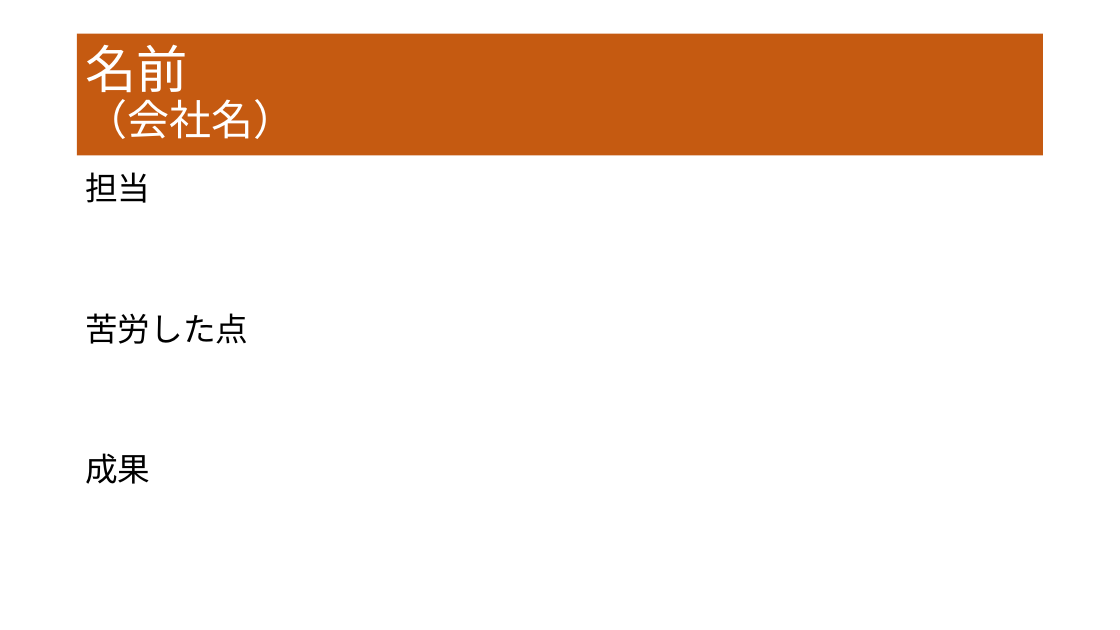
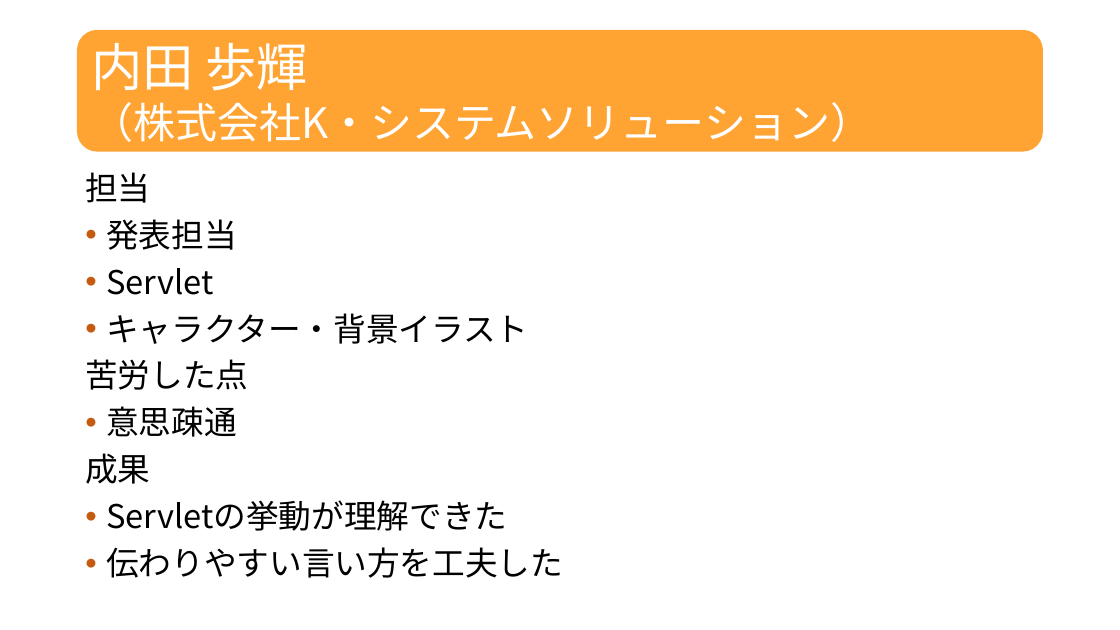
Before and after one commit to dojo2022/F-3, a slide deck: slide 22 of doc/プレゼン資料_F3_なかおっち.pptx (slide 20 before the commit). Drawn at 1120x630 pixels with LibreOffice and Linux fonts; fonts in the diff are those of the drawing. Boxes give left, top, right and bottom in pixels: in the first picture for what was removed or moved away, otherwise in the second. Text is boxed around its words. In the diff, an @@ line names an element or a change of style, - is before the commit and + after.

```diff
--- a/doc/プレゼン資料_F3_なかおっち.pptx
+++ b/doc/プレゼン資料_F3_なかおっち.pptx
@@ rounded rectangle "内田 歩輝": place and size @@
-rounded rectangle "内田 歩輝" at (77,34,1044,155)
+rounded rectangle "内田 歩輝" at (77,30,1044,152)
@@ rounded rectangle "内田 歩輝" at (77,30,1044,152): title to rounded rectangle; fill #C55A11 to #FFA333 @@
@@ text in rounded rectangle at (91,43,872,142): text changed @@
-名前
-（会社名）
+内田 歩輝
+（株式会社K・システムソリューション）
@@ text at (106,219,528,344): paragraphs added @@
+• 発表担当
+• Servlet
+• キャラクター・背景イラスト
@@ text at (106,406,237,437): paragraph added @@
+• 意思疎通
@@ text at (106,500,563,578): paragraphs added @@
+• Servletの挙動が理解できた
+• 伝わりやすい言い方を工夫した
```
Also in this commit, not shown: 7 other slides changed, 2 slides added, 3 slides removed.
